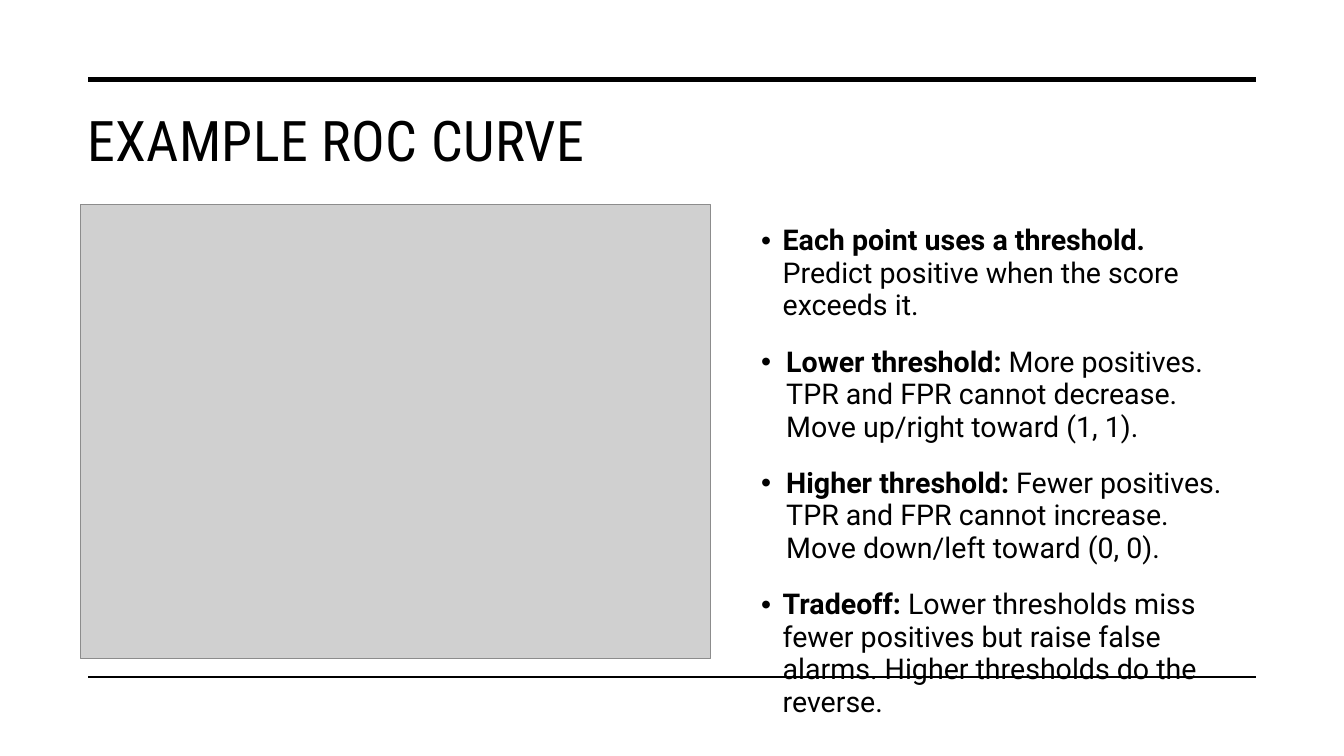
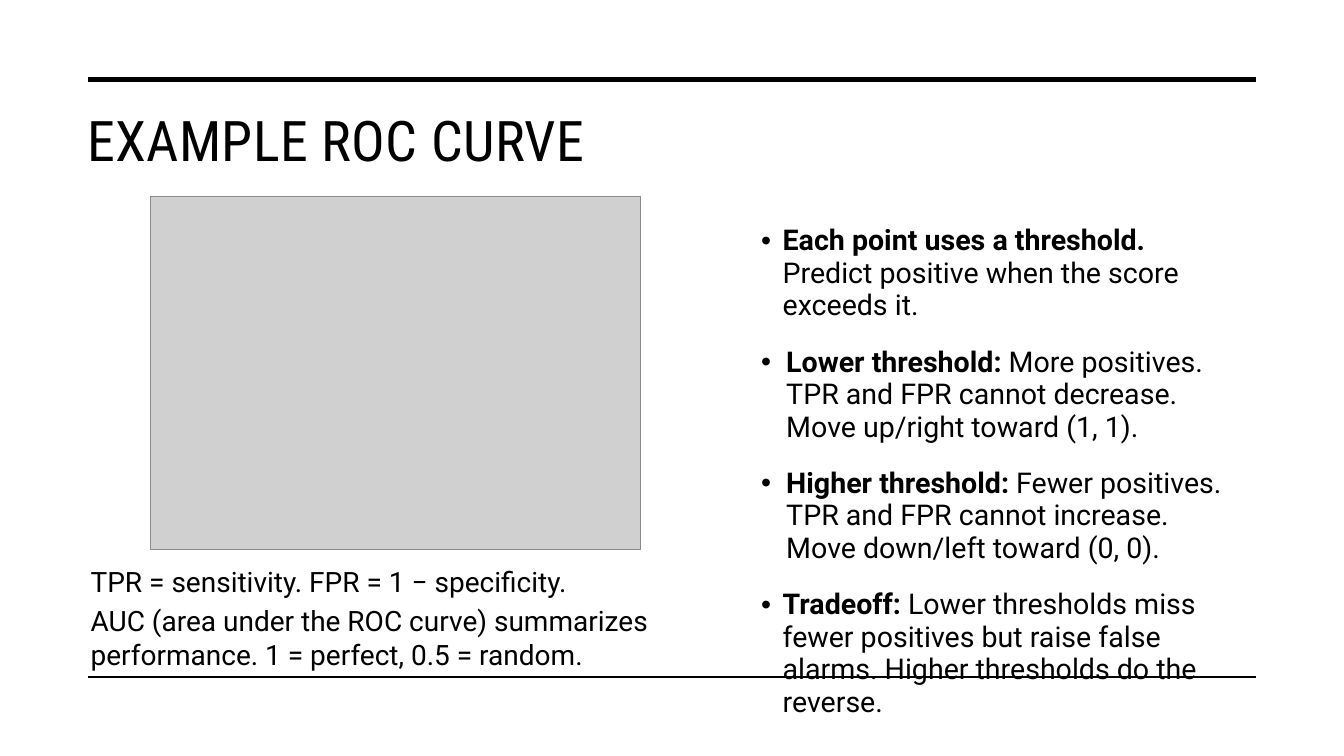
Before and after one commit to STAT-486-Fall-2026/course-content, a slide deck: slide 12 of slides/10-classification-metrics.pptx (slide 11 before the commit). Drawn at 1344x756 pixels with LibreOffice and Linux fonts; fonts in the diff are those of the drawing; grey boxes stand for pictures. Boxes give left, top, right and bottom in pixels: in the first picture for what was removed or moved away, otherwise in the second. Text is boxed around its words. In the diff, an @@ line names an element or a change of style, - is before the commit and + after.

```diff
--- a/slides/10-classification-metrics.pptx
+++ b/slides/10-classification-metrics.pptx
@@ picture: place and size @@
-picture at [81,205,711,658]
+picture at [151,197,641,549]
@@ text added at [91,570,648,671], 20 pt, text #000000 @@
+TPR = sensitivity. FPR = 1 − specificity.
+AUC (area under the ROC curve) summarizes performance. 1 = perfect, 0.5 = random.
```
Also in this commit, not shown: 4 other slides changed, 3 slides added, 1 other file.
